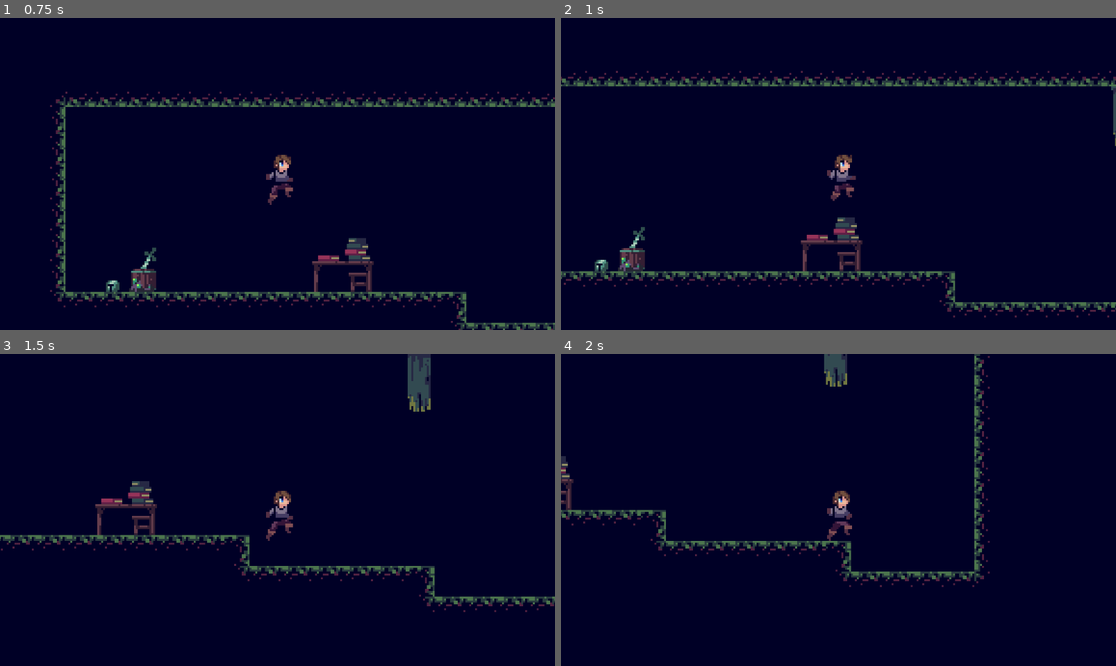
Above: before the commit, frames 1-4 (two rows, left to right).
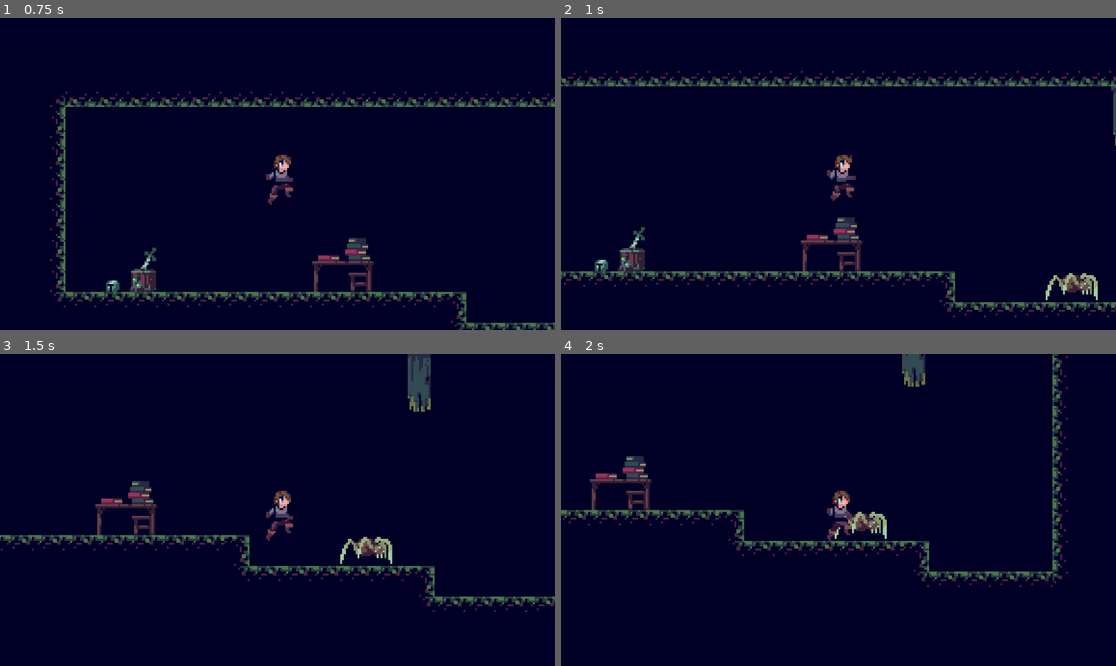
Above: after the commit, the same moments.

Repository: Mai-Anshhh/Escape-It
Game: Godot game, scene res://scene/game.tscn
The game is run twice, just before and just after one commit, with the same random seed, the same clock (stepped at 60 frames per second) and the same inputs.
Inputs (mouse positions are in pixels of both pictures, inside the frame that each line leads up to):
- Up to frame 1 (0.75 s): tap Enter (advance_dialog) at 0.5 s; move the mouse to (399, 158) at 0.52 s; hold Right (ui_right) from 0.53 s (still down); hold Enter (advance_dialog) from 0.53 s (still down); click (399, 158) at 0.67 s
- Up to frame 2 (1 s): keep holding Right (ui_right); keep holding Enter (advance_dialog); tap Up at 0.77 s
- Up to frame 3 (1.5 s): keep holding Right (ui_right); move the mouse to (166, 525) at 1.27 s; release Enter (advance_dialog) at 1.28 s; tap Alt at 1.35 s
- Up to frame 4 (2 s): keep holding Right (ui_right); tap Up at 1.52 s

Frame 1 is identical in both runs. In frame 2, 0.4% of the frame differs, in the area x 87-97%, y 81-91%; in frame 3, 0.4%; in frame 4, 6.7%, in the area x 0-92%, y 0-75%.

Commit message:
added pause menu

Diff:
--- /dev/null
+++ b/scene/enemy_1.tscn
@@ -0,0 +1,69 @@
+[gd_scene format=3 uid="uid://bpaqijwqpatmb"]
+
+[ext_resource type="Texture2D" uid="uid://cvhnvf0w113vk" path="res://assets/2D RPG Platformer Sprites/enemies/spider2.png" id="1_cbj0a"]
+[ext_resource type="Script" uid="uid://d2a2ubrdygi4h" path="res://script/enemy_1.gd" id="1_uivv5"]
+
+[sub_resource type="AtlasTexture" id="AtlasTexture_uivv5"]
+atlas = ExtResource("1_cbj0a")
+region = Rect2(0, 32, 32, 32)
+
+[sub_resource type="AtlasTexture" id="AtlasTexture_jhall"]
+atlas = ExtResource("1_cbj0a")
+region = Rect2(32, 32, 32, 32)
+
+[sub_resource type="AtlasTexture" id="AtlasTexture_a7q5a"]
+atlas = ExtResource("1_cbj0a")
+region = Rect2(64, 32, 32, 32)
+
+[sub_resource type="AtlasTexture" id="AtlasTexture_dodob"]
+atlas = ExtResource("1_cbj0a")
+region = Rect2(96, 32, 32, 32)
+
+[sub_resource type="AtlasTexture" id="AtlasTexture_ufwdq"]
+atlas = ExtResource("1_cbj0a")
+region = Rect2(128, 32, 32, 32)
+
+[sub_resource type="AtlasTexture" id="AtlasTexture_rfsqb"]
+atlas = ExtResource("1_cbj0a")
+region = Rect2(160, 32, 32, 32)
+
+[sub_resource type="SpriteFrames" id="SpriteFrames_p3tne"]
+animations = [{
+"frames": [{
+"duration": 1.0,
+"texture": SubResource("AtlasTexture_uivv5")
+}, {
+"duration": 1.0,
+"texture": SubResource("AtlasTexture_jhall")
+}, {
+"duration": 1.0,
+"texture": SubResource("AtlasTexture_a7q5a")
+}, {
+"duration": 1.0,
+"texture": SubResource("AtlasTexture_dodob")
+}, {
+"duration": 1.0,
+"texture": SubResource("AtlasTexture_ufwdq")
+}, {
+"duration": 1.0,
+"texture": SubResource("AtlasTexture_rfsqb")
+}],
+"loop": true,
+"name": &"default",
+"speed": 5.0
+}]
+
+[sub_resource type="CircleShape2D" id="CircleShape2D_x5mtm"]
+radius = 8.062258
+
+[node name="enemy1" type="CharacterBody2D" unique_id=771481679]
+position = Vector2(0, -15)
+script = ExtResource("1_uivv5")
+
+[node name="AnimatedSprite2D" type="AnimatedSprite2D" parent="." unique_id=1635931554]
+sprite_frames = SubResource("SpriteFrames_p3tne")
+frame_progress = 0.07630487
+
+[node name="CollisionShape2D" type="CollisionShape2D" parent="." unique_id=1212134483]
+position = Vector2(0, 9)
+shape = SubResource("CircleShape2D_x5mtm")
--- a/scene/game.tscn
+++ b/scene/game.tscn
@@ -2,6 +2,8 @@
 
 [ext_resource type="PackedScene" uid="uid://bp8mc8ec5277l" path="res://scene/aria.tscn" id="1_5kiuu"]
 [ext_resource type="Texture2D" uid="uid://b7lf7igekox00" path="res://assets/2D Dungeon Platformer Tileset/dungeontilesetfull.png" id="2_dbls1"]
+[ext_resource type="PackedScene" uid="uid://bpaqijwqpatmb" path="res://scene/enemy_1.tscn" id="3_33cqm"]
+[ext_resource type="PackedScene" uid="uid://dep7fbtuqr1x7" path="res://scene/pause_menu.tscn" id="4_xwcet"]
 
 [sub_resource type="TileSetAtlasSource" id="TileSetAtlasSource_33cqm"]
 texture = ExtResource("2_dbls1")
@@ -554,3 +556,8 @@
 layer_1/tile_data = PackedInt32Array(131067, 458752, 0, 131068, 458752, 0, 131069, 458752, 0, 131070, 458752, 0, 65537, …(1236 unchanged characters)…
 layer_2/name = "artfacts"
 layer_2/tile_data = PackedInt32Array(65533, 1441792, 9, -327667, 1245184, 10, -262131, 1245184, 11, 65532, 1835008, 10, -65533, 1900544, 14, 3, 1900544, 15, -65532, 1966080, 14, 4, 1966080, 15)
+
+[node name="enemy1" parent="." unique_id=771481679 instance=ExtResource("3_33cqm")]
+position = Vector2(191, 15)
+
+[node name="PauseMenu" parent="." unique_id=49578373 instance=ExtResource("4_xwcet")]
--- /dev/null
+++ b/scene/pause_menu.tscn
@@ -0,0 +1,43 @@
+[gd_scene format=3 uid="uid://dep7fbtuqr1x7"]
+
+[ext_resource type="Script" uid="uid://dynn4jgshups" path="res://script/pause_menu.gd" id="1_grdc7"]
+
+[node name="PauseMenu" type="CanvasLayer" unique_id=49578373]
+process_mode = 3
+script = ExtResource("1_grdc7")
+
+[node name="ColorRect" type="ColorRect" parent="." unique_id=858218925]
+anchors_preset = -1
+anchor_right = -0.6526469
+anchor_bottom = -0.6419753
+offset_left = -6.0
+offset_top = -10.0
+offset_right = 1916.8492
+offset_bottom = 1074.0
+color = Color(0, 0, 0, 0.43529412)
+metadata/_edit_use_anchors_ = true
+
+[node name="Resume" type="Button" parent="." unique_id=1439940723]
+offset_left = 412.0
+offset_top = 184.0
+offset_right = 729.0
+offset_bottom = 302.0
+theme_override_font_sizes/font_size = 80
+text = "Resume"
+metadata/_edit_use_anchors_ = true
+
+[node name="Main Menu" type="Button" parent="." unique_id=1654022472]
+offset_left = 356.0
+offset_top = 417.0
+offset_right = 799.0
+offset_bottom = 535.0
+theme_override_font_sizes/font_size = 80
+text = "Main Menu"
+metadata/_edit_use_anchors_ = true
+
+[node name="start" type="AudioStreamPlayer" parent="." unique_id=2011470708]
+
+[node name="quit" type="AudioStreamPlayer" parent="." unique_id=531268080]
+
+[connection signal="pressed" from="Resume" to="." method="_on_resume_pressed"]
+[connection signal="pressed" from="Main Menu" to="." method="_on_main_menu_pressed"]
--- /dev/null
+++ b/script/enemy_1.gd
@@ -0,0 +1 @@
+extends CharacterBody2D
--- /dev/null
+++ b/script/pause_menu.gd
@@ -0,0 +1,29 @@
+extends CanvasLayer
+
+@onready var start: AudioStreamPlayer = $start
+@onready var quit: AudioStreamPlayer = $quit
+
+func _ready() -> void:
+	visible = false
+	get_tree().paused = false
+
+func _input(_event: InputEvent) -> void:
+	if Input.is_action_just_pressed("ui_cancel"):
+		if get_tree().paused:
+			visible = false
+			get_tree().paused = false
+		else:
+			visible = true
+			get_tree().paused = true
+
+func _on_resume_pressed() -> void:
+	start.play()
+	visible = false
+	get_tree().paused = false
+
+
+func _on_main_menu_pressed() -> void:
+	quit.play()
+	visible = false
+	get_tree().paused = false
+	get_tree().change_scene_to_file("res://scene/main_menu.tscn")
Not shown, added: script/enemy_1.gd.uid
Not shown, added: script/pause_menu.gd.uid
